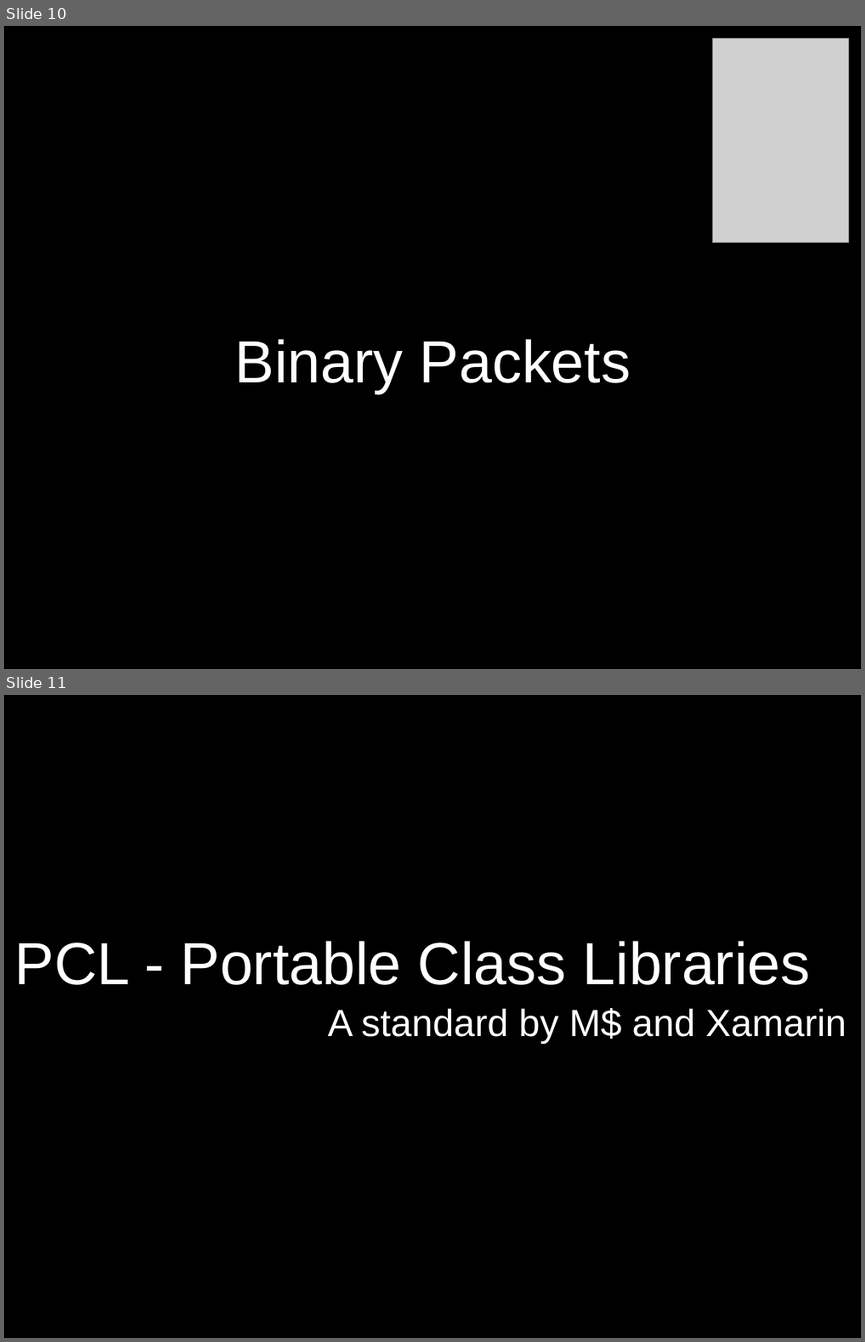
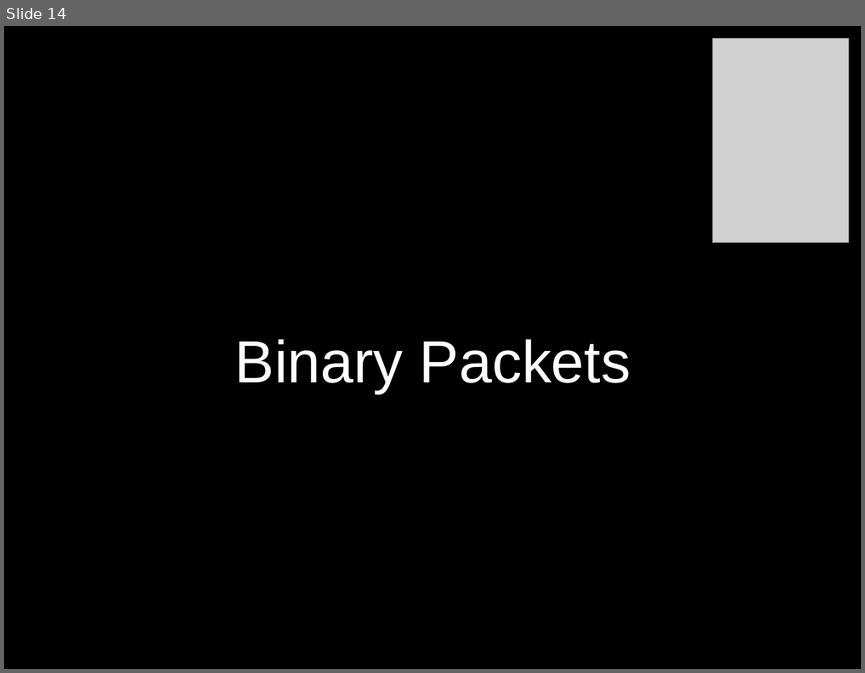
Before and after one commit to dodikk/xamarin-intro-slides, a slide deck: XamarinIntro.odp. Shown one above the other, each under a label of ours: slides 10 and 11 before the commit, slide 14 after it. The pictures are 865x1342 and 865x673 pixels, drawn with LibreOffice and Linux fonts; fonts in the diff are those of the drawing; grey boxes stand for pictures. Boxes give left, top, right and bottom in pixels: in the first picture for what was removed or moved away, otherwise in the second. Text is boxed around its words. In the diff, an @@ line names an element or a change of style, - is before the commit and + after.

```diff
--- a/XamarinIntro.odp
+++ b/XamarinIntro.odp
@@ slide 11 removed at (x1=4, y1=695, x2=861, y2=1338), background #000000 @@
@@ text removed at (x1=15, y1=941, x2=811, y2=985) @@
-PCL - Portable Class Libraries
@@ text removed at (x1=328, y1=1008, x2=846, y2=1044) @@
-A standard by M$ and Xamarin
@@ what was slide 10 is now slide 14 @@
```
Also in this commit, not shown: 6 slides changed, 7 slides added, 1 other slide removed.
